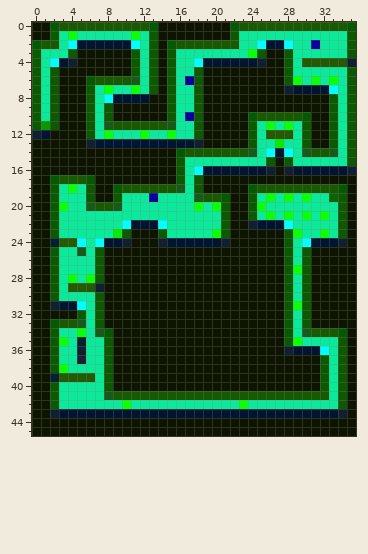
Pixel-art sprite -- res/lvls/2.png. This is how it looked before the edit.
The file is 36x46 pixels. Colours within 5 levels of each other are drawn and written as one.
New version:
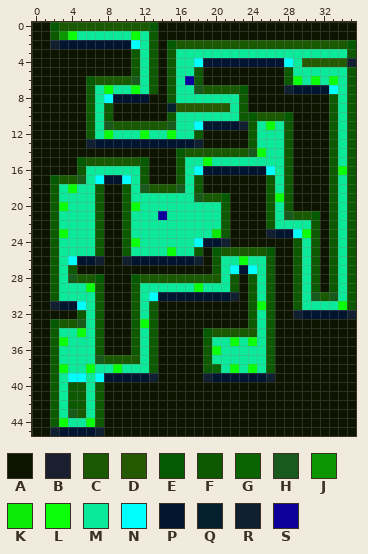
Palette (. is transparent): A #0d1400  B #1b2030  C #195902  D #255902  E #045902  F #0c5902  G #0b6402  H #185a1b  J #0b9602  K #0bea05  L #0bff0a  M #0bea9a  N #00ffff  P #011430  Q #072030  R #112030  S #0b009a
From old to new:
Changed rows in their new state; - is an unchanged pixel.
first column x 0:
 0 ----------------------AAAAAAAAAAAAAA
 1 ---J------------------AAAAAAAAAAAAAA
 2 AARPP------------------CCCCCCCCCCCCE
 3 AAAAA-------------------MMMMM-------
 4 AAAAA--------------------PPPN-------
 5 AAA---------------------------------
 6 AAA---------------------------------
 7 AAA---------------HCCCCE------------
 8 AAA---------------MMMMMF------------
 9 AAA------------QDDDDDDMF------------
10 AAA--------------MMMMMMF----EAA-----
11 AAA---------------NPPPPR----FAA-----
12 AA------------------------MMFAA-----
13 ---------------------------MFAA-----
14 -------------------------LMMFAAAAF--
15 -----ECCCCCCE------L------MM-AAAAF--
16 -----FMMMMMMF-------------NMFAAAAFLF
17 -----HMNPPNMF-------------FMF----FMF
18 ------MF-AFMH-----------AAFMFAAAAFMF
19 ------MF-AF--M----------AAFLFAAAAFMF
20 ------MFAAFL------M-M---AAF-FAAAAFMF
21 -------FAAF---S---------AAF-HCCEAFMF
22 -------FAAFMMMM---------AAFMM--FAFMF
23 ---L---FAA-MMMM-----K-----RPPNLFAFMF
24 --FMMM-FAAFLMMMMMMN---------AFMFAFMF
25 -----M----FMMMMLMMF-ECCCCCE-AFMF-FMF
26 ----NPPR--RPPPPPPPR-FMMLMMF-AFMF-FMF
27 ----FAAA------------FMNPNMF-AFMF-FMF
28 ----HCCE---ECCCCCCCCCMF-FMF-AFMF-FMF
29 ----MMLF---FMMMMMMLMMMF-FMF-AFMF-FMF
30 -----------FMNPPPPPPPPR-FMF-AFMHCHMF
31 -----------FMF----------FLF-AFMMMMLF
32 -----------FMF----------FMF-ARPPPPPR
33 -----------FLF----------FMF-AAA-----
34 -------FA--FMF-----ECCCCCMF-AAAAAAA-
35 -----M-FA--FMF-----FMMLMLMF-AAAAAAA-
36 -----M-FA--FMF-----FLMMMMMF-AAAAAAA-
37 -----M-HCCCCMF-----FMMMMMMF-----AAA-
38 ------L-MLMMMF-----FGMLMLMF-----AAA-
39 --FMNNMNPPPPPR-----RPPPPPPR-----AAA-
40 ----FF-FA-----------------------AAA-
41 ----FF-FAAAAAAAAAAAAAAAAAAAAAAAAAAA-
42 ----FF-FAAAAAAAAAAAAAAAAAAAAAAAAAAA-
43 --FMHCMFAAAAAAAAAAAAAAAAAAAAAAAAAAA-
44 --FLMMLF----------------------------
45 --RPPPPR----------------------------
Boxes around the changes in both pictures, in picture pixels (x1, y1, x2, y2):
changed: (32, 22, 356, 436)
